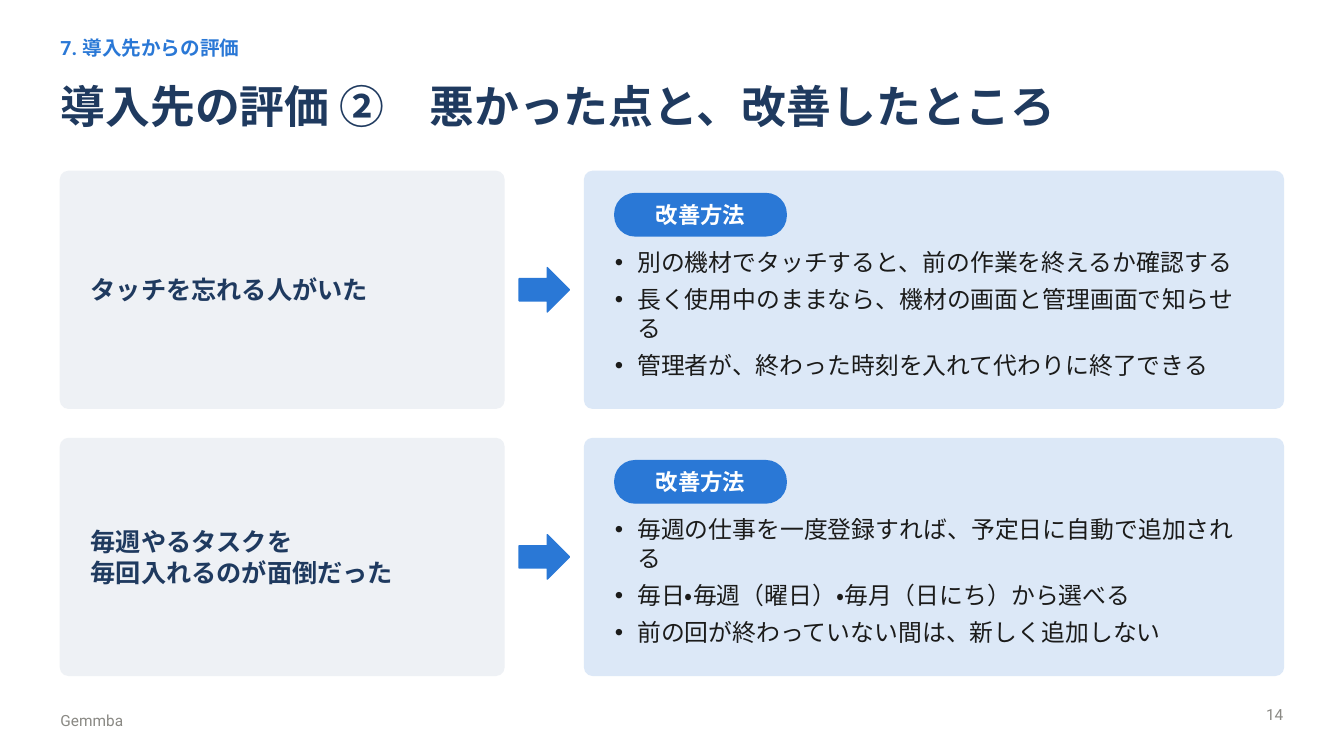
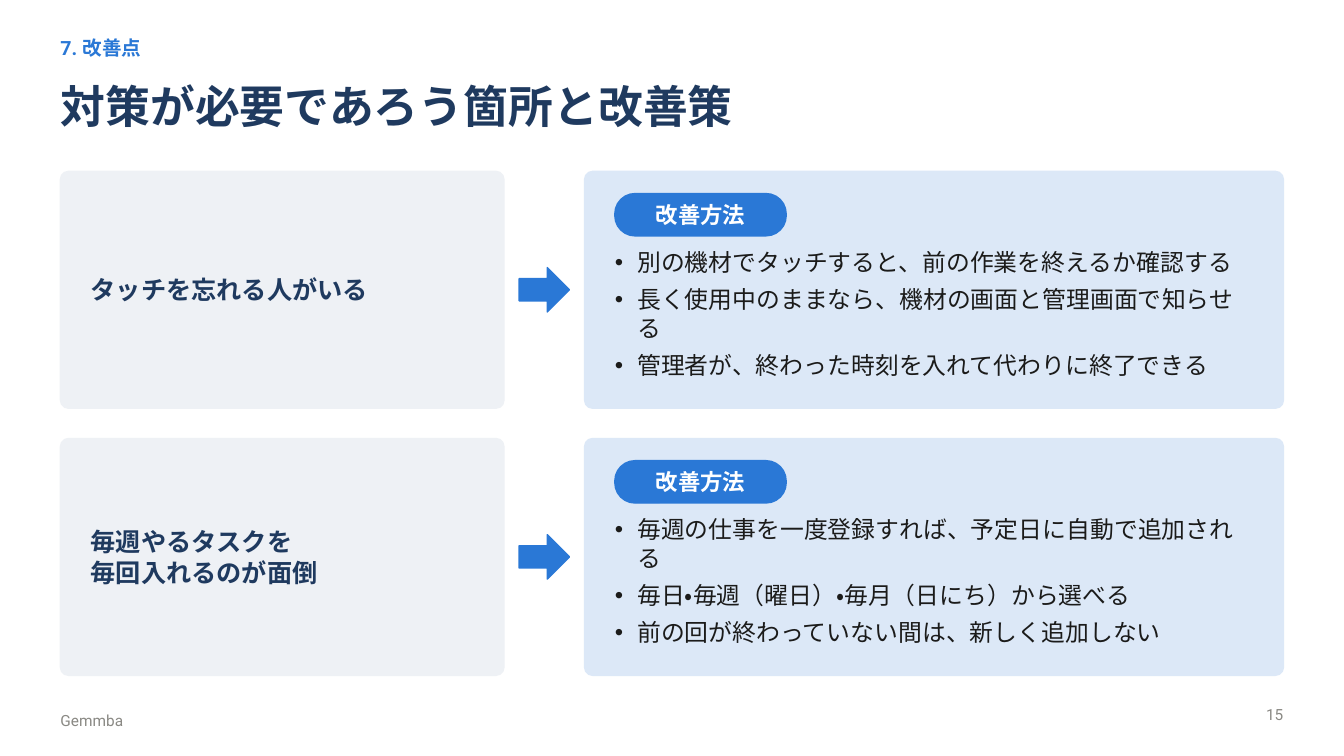
Before and after one commit to maguro256/procon2026, a slide deck: slide 15 of slides/gemmba_presentation.pptx (slide 14 before the commit). Drawn at 1344x756 pixels with LibreOffice and Linux fonts; fonts in the diff are those of the drawing. Boxes give left, top, right and bottom in pixels: in the first picture for what was removed or moved away, otherwise in the second. Text is boxed around its words. In the diff, an @@ line names an element or a change of style, - is before the commit and + after.

```diff
--- a/slides/gemmba_presentation.pptx
+++ b/slides/gemmba_presentation.pptx
@@ text at (60, 38, 141, 57): text changed @@
-7. 導入先からの評価
+7. 改善点
@@ title at (60, 84, 732, 127): text changed @@
-導入先の評価 ② 悪かった点と、改善したところ
+対策が必要であろう箇所と改善策
@@ text at (91, 277, 368, 301): text changed @@
-タッチを忘れる人がいた
+タッチを忘れる人がいる
@@ text at (91, 560, 318, 585): text changed @@
-毎回入れるのが面倒だった
+毎回入れるのが面倒
@@ page number at (1266, 709, 1283, 720): text changed @@
-14
+15
```
Also in this commit, not shown: 10 other slides changed, 2 slides added, 1 slide removed, 4 other files.
